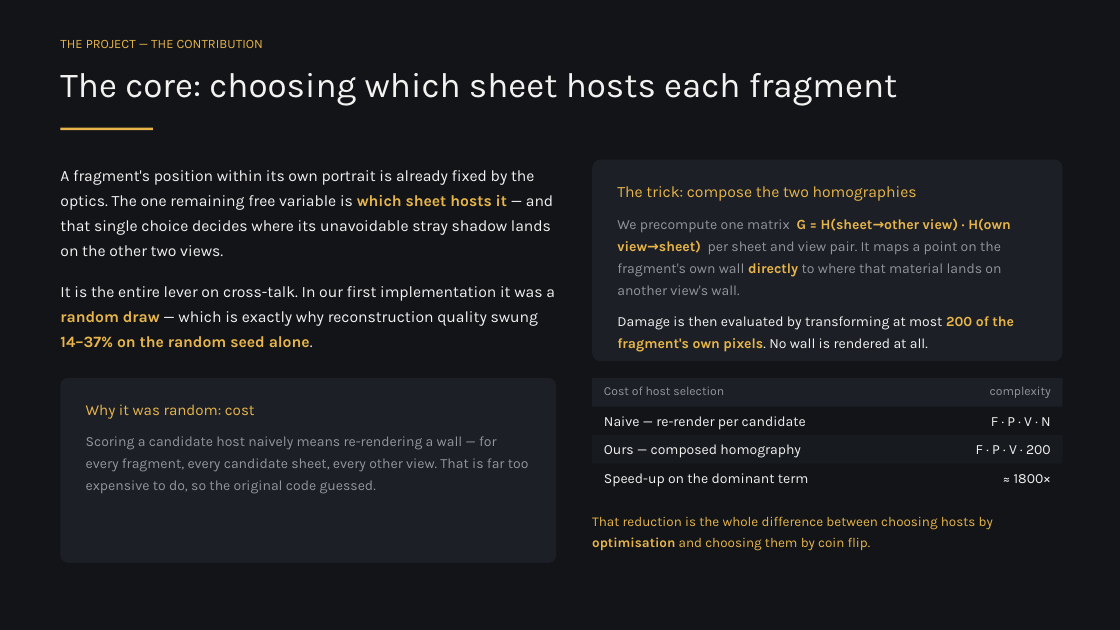
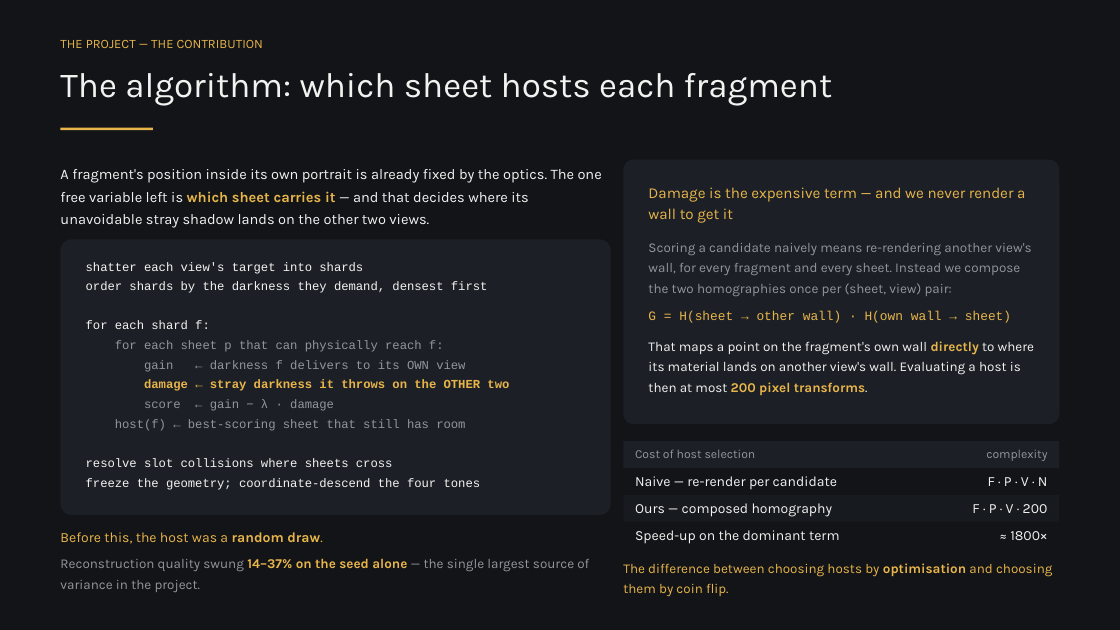
Before and after one commit to shathan18/school, a slide deck: slide 9 of MoP26_ShadowArt_final.pptx (slide 10 before the commit). Drawn at 1120x630 pixels with LibreOffice and Linux fonts; fonts in the diff are those of the drawing. Boxes give left, top, right and bottom in pixels: in the first picture for what was removed or moved away, otherwise in the second. Text is boxed around its words. In the diff, an @@ line names an element or a change of style, - is before the commit and + after.

```diff
--- a/MoP26_ShadowArt_final.pptx
+++ b/MoP26_ShadowArt_final.pptx
@@ text at box(60, 73, 832, 106): text changed @@
-The core: choosing which sheet hosts each fragment
+The algorithm: which sheet hosts each fragment
@@ text at box(60, 169, 602, 228): text changed; size 13.5 to 12.5 pt @@
-A fragment's position within its own portrait is already fixed by the optics. The one remaining free variable is which sheet hosts it — and that single choice decides where its unavoidable stray shadow lands on the other two views.
-It is the entire lever on cross-talk. In our first implementation it was a random draw — which is exactly why reconstruction quality swung 14–37% on the random seed alone.
+A fragment's position inside its own portrait is already fixed by the optics. The one free variable left is which sheet carries it — and that decides where its unavoidable stray shadow lands on the other two views.
@@ rounded rectangle: place and size @@
-rounded rectangle at box(592, 160, 1063, 361)
+rounded rectangle at box(623, 160, 1060, 424)
@@ text at box(648, 187, 1034, 395): text changed; size 12 to 11.5 pt @@
-The trick: compose the two homographies
-We precompute one matrix G = H(sheet→other view) · H(own view→sheet) per sheet and view pair. It maps a point on the fragment's own wall directly to where that material lands on another view's wall.
-Damage is then evaluated by transforming at most 200 of the fragment's own pixels. No wall is rendered at all.
+Damage is the expensive term — and we never render a wall to get it
+Scoring a candidate naively means re-rendering another view's wall, for every fragment and every sheet. Instead we compose the two homographies once per (sheet, view) pair:
+G = H(sheet → other wall) · H(own wall → sheet)
+That maps a point on the fragment's own wall directly to where its material lands on another view's wall. Evaluating a host is then at most 200 pixel transforms.
@@ rounded rectangle: place and size @@
-rounded rectangle at box(60, 378, 556, 563)
+rounded rectangle at box(60, 239, 611, 515)
@@ text at box(86, 262, 509, 490): text changed; size 12 to 10.5 pt; font Karla to Courier New; text colour #92969C to #F2F2F0 @@
-Why it was random: cost
-Scoring a candidate host naively means re-rendering a wall — for every fragment, every candidate sheet, every other view. That is far too expensive to do, so the original code guessed.
+shatter each view's target into shards
+order shards by the darkness they demand, densest first
+for each shard f:
+for each sheet p that can physically reach f:
+gain ← darkness f delivers to its OWN view
+damage ← stray darkness it throws on the OTHER two
+score ← gain − λ · damage
+host(f) ← best-scoring sheet that still has room
+resolve slot collisions where sheets cross
+freeze the geometry; coordinate-descend the four tones
@@ rectangle: place and size @@
-rectangle at box(592, 378, 1063, 407)
+rectangle at box(623, 441, 1060, 468)
@@ text "Cost of host selection": place and size @@
-text "Cost of host selection" at box(604, 387, 724, 395)
+text "Cost of host selection" at box(635, 450, 756, 458)
@@ 3 texts: place and size @@
-3 texts at box(976, 387, 1051, 454)
+3 texts at box(972, 450, 1048, 513)
@@ text "Naive — re-render per candidate": place and size @@
-text "Naive — re-render per candidate" at box(604, 416, 806, 430)
+text "Naive — re-render per candidate" at box(635, 476, 837, 489)
@@ rectangle: place and size @@
-rectangle at box(592, 435, 1063, 464)
+rectangle at box(623, 495, 1060, 522)
@@ text "Ours — composed homography": place and size @@
-text "Ours — composed homography" at box(604, 444, 801, 458)
+text "Ours — composed homography" at box(635, 503, 833, 517)
@@ text added at box(60, 532, 589, 592), 11.5 pt, text #92969C @@
+Before this, the host was a random draw.
+Reconstruction quality swung 14–37% on the seed alone — the single largest source of variance in the project.
@@ text "Speed-up on the dominant term": place and size @@
-text "Speed-up on the dominant term" at box(604, 473, 809, 487)
+text "Speed-up on the dominant term" at box(635, 530, 840, 544)
@@ text "≈ 1800×": place and size @@
-text "≈ 1800×" at box(1014, 474, 1051, 483)
+text "≈ 1800×" at box(1010, 531, 1047, 540)
@@ text at box(623, 563, 1052, 597): text changed @@
-That reduction is the whole difference between choosing hosts by optimisation and choosing them by coin flip.
+The difference between choosing hosts by optimisation and choosing them by coin flip.
```
Also in this commit, not shown: 6 other slides changed, 5 slides added, 4 slides removed, 1 other file.
